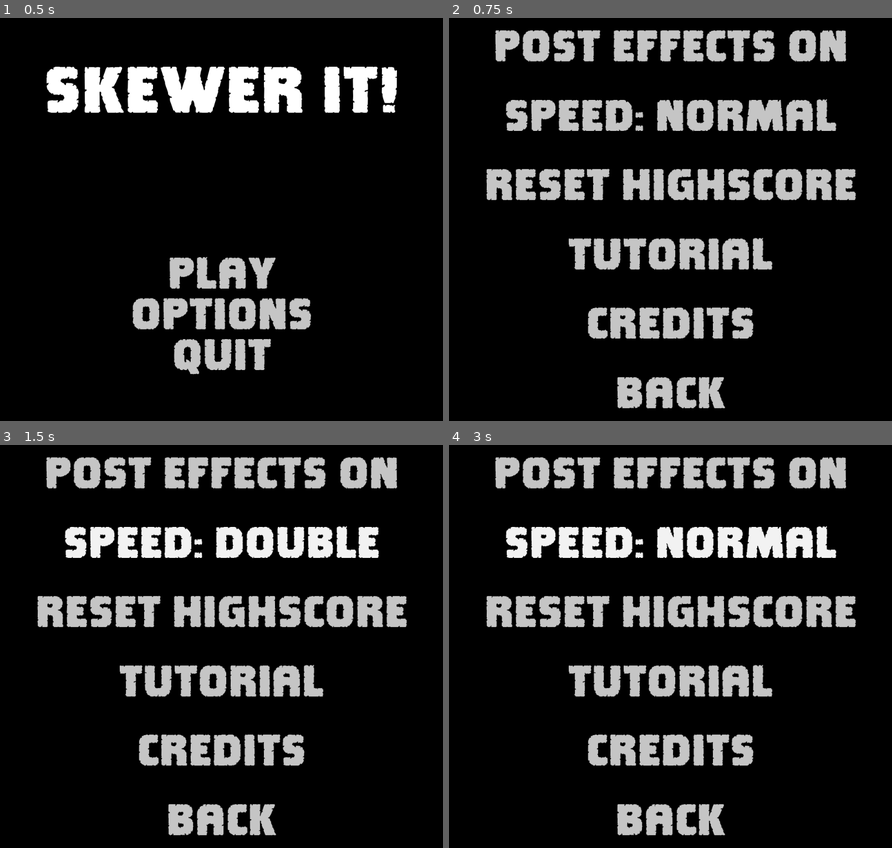
Above: before the commit, frames 1-4 (two rows, left to right).
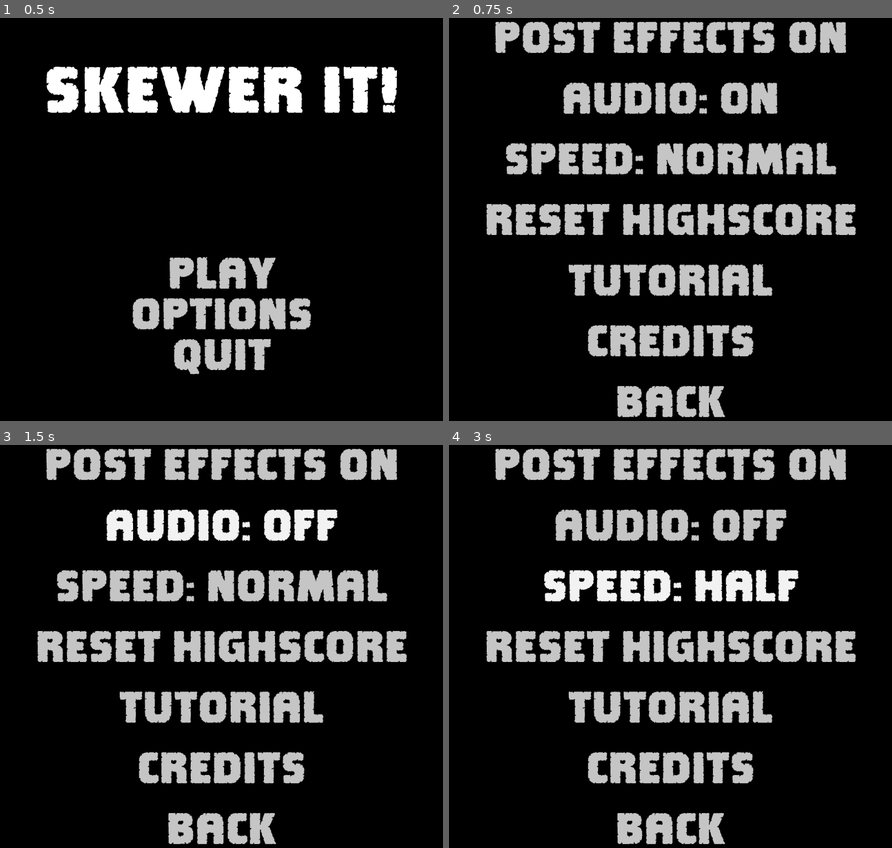
Above: after the commit, the same moments.

Repository: MichaelDawe/skewer_it
Game: Godot game, scene res://main.tscn
The game is run twice, just before and just after one commit, with the same random seed, the same clock (stepped at 60 frames per second) and the same inputs.
Inputs (mouse positions are in pixels of both pictures, inside the frame that each line leads up to):
- Up to frame 1 (0.5 s): no input
- Up to frame 2 (0.75 s): click "OPTIONS" at 0.5 s
- Up to frame 3 (1.5 s): click (221, 525) at 1.25 s, where only the run after the commit has a clickable "AUDIO: on"
- Up to frame 4 (3 s): click "SPEED: double" (after the commit: "SPEED: normal") at 2 s; click "SPEED: half" (after the commit: "SPEED: double") at 2.75 s

Frame 1 is identical in both runs. In frame 2, 29% of the frame differs, in the area x 8-92%, y 0-100%; in frame 3, 29%; in frame 4, 30%.

Commit message:
small changes to menus etc.

Diff:
--- a/credits.tscn
+++ b/credits.tscn
@@ -58,9 +58,18 @@
 
 Using Godot engine.
 
-source available on github - michaeldawe/skewer_it.
 
-Textures and sounds from pixabay.com."
+Textures by: Michael Dawe.
+
+
+Sounds from: Pixabay.com
+
+
+Kindly playtested by:
+redocrehtona
+
+
+source available on github - michaeldawe/skewer_it."
 fit_content = true
 scroll_active = false
 autowrap_mode = 0
--- a/hud.gd
+++ b/hud.gd
@@ -1,10 +1,9 @@
 extends Control
 
-var main
+@onready var main = get_node("/root/main")
 
 # Called when the node enters the scene tree for the first time.
 func _ready():
-	main = get_node("/root/main")
 	pass # Replace with function body.
 
 
@@ -12,11 +11,8 @@
 func _process(_delta):
 	# display score in hud
 	# not ideal setting this every frame, want to make it callable from main
-	$MarginContainer/Score.set_text(
-							main.scoreText
-							+ str(int(main.score))
-							+ " Bonus: "
-							+ str(main.bonus - 1))
+	$MarginContainer/Score.set_text(main.scoreText + str(int(main.score)) +
+									" Bonus: " + str(main.bonus - 1))
 	$MarginContainer/Health.set_text("Tries: " + str(main.health))
 
 func _on_pause_pressed():
--- a/hud.tscn
+++ b/hud.tscn
@@ -33,9 +33,9 @@
 anchor_right = 1.0
 offset_bottom = 89.0
 grow_horizontal = 2
-theme_override_constants/margin_left = 30
+theme_override_constants/margin_left = 50
 theme_override_constants/margin_top = 50
-theme_override_constants/margin_right = 30
+theme_override_constants/margin_right = 50
 
 [node name="Score" type="RichTextLabel" parent="MarginContainer"]
 material = SubResource("ShaderMaterial_4gu5r")
@@ -43,7 +43,7 @@
 size_flags_horizontal = 4
 size_flags_vertical = 4
 theme_override_fonts/normal_font = ExtResource("1_soxht")
-theme_override_font_sizes/normal_font_size = 48
+theme_override_font_sizes/normal_font_size = 64
 text = "SCORE: 0"
 fit_content = true
 scroll_active = false
@@ -57,7 +57,7 @@
 theme_override_colors/font_color = Color(0.772549, 0.772549, 0.772549, 1)
 theme_override_colors/font_pressed_color = Color(1, 1, 1, 1)
 theme_override_fonts/font = ExtResource("1_soxht")
-theme_override_font_sizes/font_size = 48
+theme_override_font_sizes/font_size = 64
 button_mask = 7
 text = "pause"
 flat = true
@@ -68,8 +68,8 @@
 size_flags_horizontal = 0
 size_flags_vertical = 4
 theme_override_fonts/normal_font = ExtResource("1_soxht")
-theme_override_font_sizes/normal_font_size = 48
-text = "Hearts?"
+theme_override_font_sizes/normal_font_size = 64
+text = "Tries: 3"
 fit_content = true
 scroll_active = false
 autowrap_mode = 0
--- a/licences.tscn
+++ b/licences.tscn
@@ -8,6 +8,8 @@
 
 [sub_resource type="VisualShader" id="VisualShader_lo75a"]
 code = "shader_type canvas_item;
+render_mode blend_mix;
+
 
 
 "
@@ -102,7 +104,7 @@
 theme_override_fonts/font = ExtResource("2_00oex")
 theme_override_font_sizes/font_size = 100
 button_mask = 7
-text = "back"
+text = "MENU"
 flat = true
 
 [node name="VSeparator2" type="VSeparator" parent="VBoxContainer/HBoxContainer"]
--- a/main.gd
+++ b/main.gd
@@ -35,9 +35,14 @@
 var grillAnimStop = false
 var skewerMouseActive = true # stops the mouse control for the skewer while its being animated
 var shaderTime = 0.0 # separate time for shader to seamlessly apply speed effects
+var audio = 2 # 0 = mute, 1 = fx only, 2 = fx and music
 
 # Called when the node enters the scene tree for the first time.
 func _ready():
+	# set audio mode.
+	if(FileAccess.file_exists("user://audio.res")):
+		var file = FileAccess.open("user://audio.res", FileAccess.READ)
+		audio = file.get_8()
 	# get screen aspect ratio as a float e.g. 1.777... for a 16 / 9 display
 	ratio = float(get_viewport().size.x) / float(get_viewport().size.y)
 	# set shader background
@@ -175,7 +180,7 @@
 		n.position.y = -1024
 
 func pause():
-	$AudioStreamPlayer.stop()
+	pass
 
 func quit_to_menu():
 	grillAnim = false
@@ -249,8 +254,6 @@
 	# make game speed up over time
 	speedBoost += 0.0025
 	update_skewer()
-	# play sound
-	$AudioStreamPlayer.play()
 
 func save_highscore():
 	var tempHighScore = 0
--- a/main.tscn
+++ b/main.tscn
@@ -41,7 +41,6 @@
 [ext_resource type="ArrayMesh" uid="uid://bts60bvh81d6v" path="res://models/Grill.obj" id="39_xar4n"]
 [ext_resource type="Shader" path="res://shaders/grill.gdshader" id="40_1xt65"]
 [ext_resource type="Texture2D" uid="uid://bfnybkrj74qex" path="res://textures/grill (20230709011110).png" id="41_f0b1t"]
-[ext_resource type="AudioStream" uid="uid://dcfowquuqalvi" path="res://sounds/pluck.wav" id="42_867tm"]
 
 [sub_resource type="ShaderMaterial" id="ShaderMaterial_qbt2q"]
 render_priority = 0
@@ -700,10 +699,6 @@
 [node name="CollisionShape3D" type="CollisionShape3D" parent="Grill"]
 transform = Transform3D(0.1, 0, 0, 0, 0.1, 0, 0, 0, 0.1, 0, 0, 0)
 shape = SubResource("ConvexPolygonShape3D_sthrf")
-
-[node name="AudioStreamPlayer" type="AudioStreamPlayer" parent="."]
-stream = ExtResource("42_867tm")
-max_polyphony = 5
 
 [connection signal="input_event" from="Vegies/Aubergine" to="." method="_on_aubergine_input_event"]
 [connection signal="input_event" from="Vegies/Garlic" to="." method="_on_garlic_input_event"]
--- a/options.gd
+++ b/options.gd
@@ -2,7 +2,9 @@
 
 var speedint = 10
 var speed = "error"
+var audioTxt = "error"
 var postEffects = 1
+@onready var main = get_node("/root/main")
 
 # Called when the node enters the scene tree for the first time.
 func _ready():
@@ -14,11 +16,18 @@
 	if(postEffects == 1):
 		$VBoxContainer/PostEffects.set_text("Post Effects On")
 
-	speedint = get_node("/root/main").speed
+	# change text in speed button
+	speedint = main.speed
 	if(speedint == 10): speed = "normal"
 	elif(speedint == 5): speed = "half"
 	elif(speedint == 20): speed = "double"
 	$VBoxContainer/Difficulty.set_text("SPEED: " + speed)
+
+	# change text in audio button
+	if(main.audio == 0): audioTxt = "AUDIO: off"
+	elif(main.audio == 1): audioTxt = "AUDIO: fx only"
+	elif(main.audio == 2): audioTxt = "AUDIO: on"
+	$VBoxContainer/Audio.set_text(audioTxt)
 
 
 # Called every frame. 'delta' is the elapsed time since the previous frame.
@@ -28,13 +37,13 @@
 
 func _on_credits_pressed():
 	var credits = preload("res://credits.tscn").instantiate()
-	get_node("/root/main").add_child(credits)
+	main.add_child(credits)
 	queue_free()
 
 
 func _on_back_pressed():
 	var menu = preload("res://menu.tscn").instantiate()
-	get_node("/root/main").add_child(menu)
+	main.add_child(menu)
 	queue_free()
 
 
@@ -47,7 +56,7 @@
 
 func _on_tutorial_pressed():
 	var tutorial = preload("res://tutorial.tscn").instantiate()
-	get_node("/root/main").add_child(tutorial)
+	main.add_child(tutorial)
 	queue_free()
 
 
@@ -58,7 +67,7 @@
 	# bad code - remove before publishing
 	# sets the speed value to work with new system, was 0,1,2; now 5,10,20
 	if(speedint != 5 and speedint != 10 and speedint != 20): speedint = 10
-	get_node("/root/main").speed = speedint
+	main.speed = speedint
 	# change text in button
 	speed = "error"
 	if(speedint == 5): speed = "half"
@@ -81,3 +90,16 @@
 		$VBoxContainer/PostEffects.set_text("Post Effects Off")
 	file.store_8(postEffects)
 	file.close()
+
+
+func _on_audio_pressed():
+	main.audio += 1
+	if(main.audio == 3): main.audio = 0
+	var file = FileAccess.open("user://audio.res", FileAccess.WRITE)
+	file.store_8(main.audio)
+	file.close()
+	# change text in button
+	if(main.audio == 0): audioTxt = "AUDIO: off"
+	elif(main.audio == 1): audioTxt = "AUDIO: fx only"
+	elif(main.audio == 2): audioTxt = "AUDIO: on"
+	$VBoxContainer/Audio.set_text(audioTxt)
--- a/options.tscn
+++ b/options.tscn
@@ -39,10 +39,28 @@
 theme_override_fonts/font = ExtResource("2_h8oic")
 theme_override_font_sizes/font_size = 100
 button_mask = 7
-text = "SPEED: Normal"
+text = "Post Effects"
 flat = true
 
 [node name="Spacer7" type="HSeparator" parent="VBoxContainer"]
+layout_mode = 2
+size_flags_vertical = 3
+theme_override_styles/separator = SubResource("StyleBoxFlat_qhcnr")
+
+[node name="Audio" type="Button" parent="VBoxContainer"]
+layout_mode = 2
+size_flags_horizontal = 4
+size_flags_vertical = 4
+focus_mode = 0
+theme_override_colors/font_color = Color(0.772549, 0.772549, 0.772549, 1)
+theme_override_colors/font_pressed_color = Color(1, 1, 1, 1)
+theme_override_fonts/font = ExtResource("2_h8oic")
+theme_override_font_sizes/font_size = 100
+button_mask = 7
+text = "AUDIO"
+flat = true
+
+[node name="Spacer8" type="HSeparator" parent="VBoxContainer"]
 layout_mode = 2
 size_flags_vertical = 3
 theme_override_styles/separator = SubResource("StyleBoxFlat_qhcnr")
@@ -138,6 +156,7 @@
 theme_override_styles/separator = SubResource("StyleBoxFlat_qhcnr")
 
 [connection signal="pressed" from="VBoxContainer/PostEffects" to="." method="_on_post_effects_pressed"]
+[connection signal="pressed" from="VBoxContainer/Audio" to="." method="_on_audio_pressed"]
 [connection signal="pressed" from="VBoxContainer/Difficulty" to="." method="_on_difficulty_pressed"]
 [connection signal="pressed" from="VBoxContainer/Reset Score" to="." method="_on_reset_score_pressed"]
 [connection signal="pressed" from="VBoxContainer/Tutorial" to="." method="_on_tutorial_pressed"]
Not shown: 1 places in main.tscn that only renumber resources
Not shown, removed: sounds/pluck.wav.import
Not shown, removed: sounds/pluck.wav
